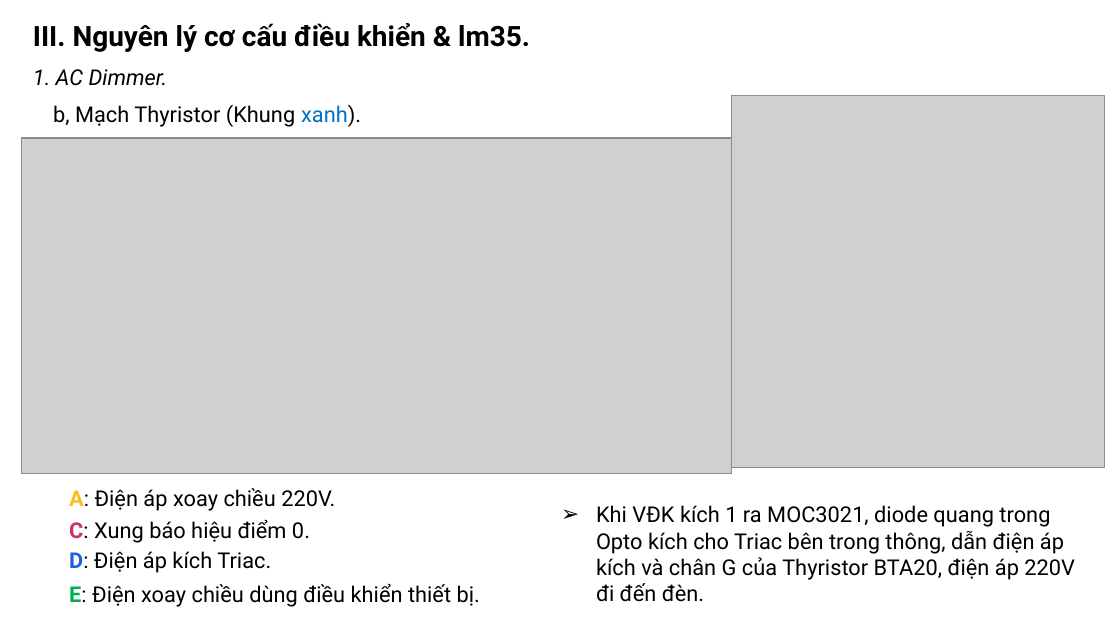
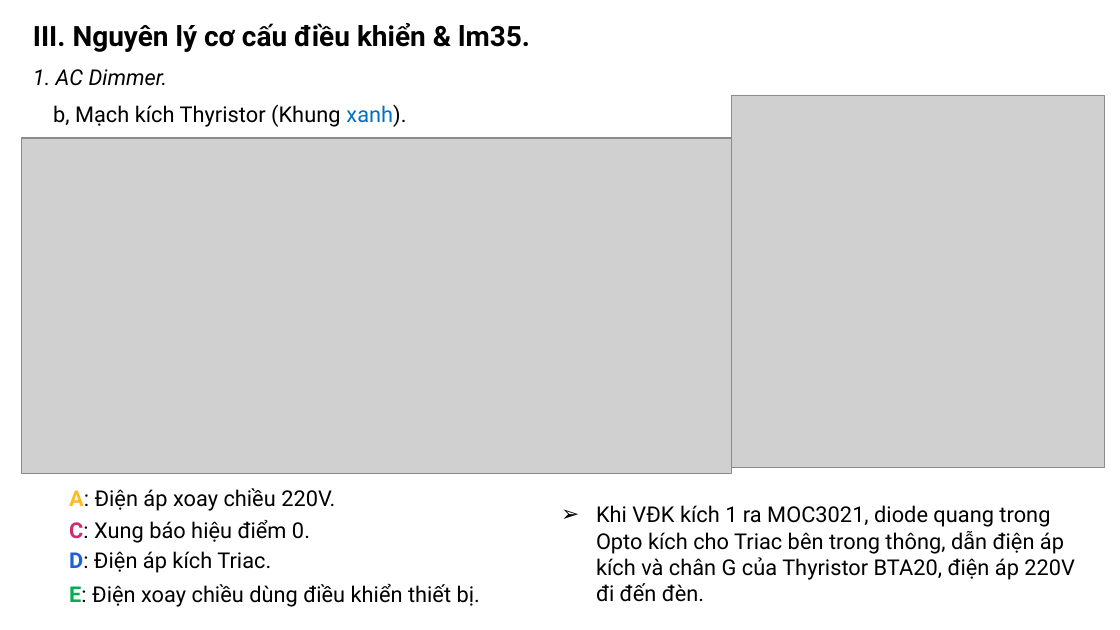
Before and after one commit to khanhnm08/HK_Egg_Incubator, a slide deck: slide 7 of Slide bao cao.pptx. Drawn at 1120x630 pixels with LibreOffice and Linux fonts; fonts in the diff are those of the drawing; grey boxes stand for pictures. Boxes give left, top, right and bottom in pixels: in the first picture for what was removed or moved away, otherwise in the second. Text is boxed around its words. In the diff, an @@ line names an element or a change of style, - is before the commit and + after.

```diff
--- a/Slide bao cao.pptx
+++ b/Slide bao cao.pptx
@@ text at (53,104,406,127): text changed @@
-b, Mạch Thyristor (Khung xanh).
+b, Mạch kích Thyristor (Khung xanh).
```
Also in this commit, not shown: 2 other slides changed, 11 other files.
